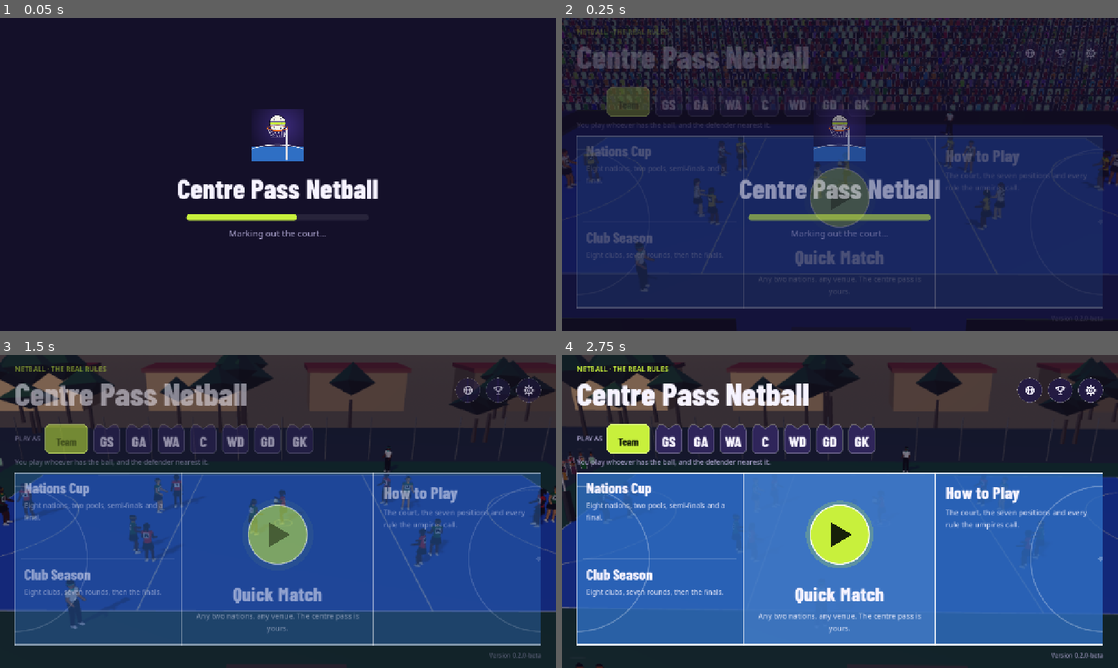
Above: before the commit, frames 1-4 (two rows, left to right).
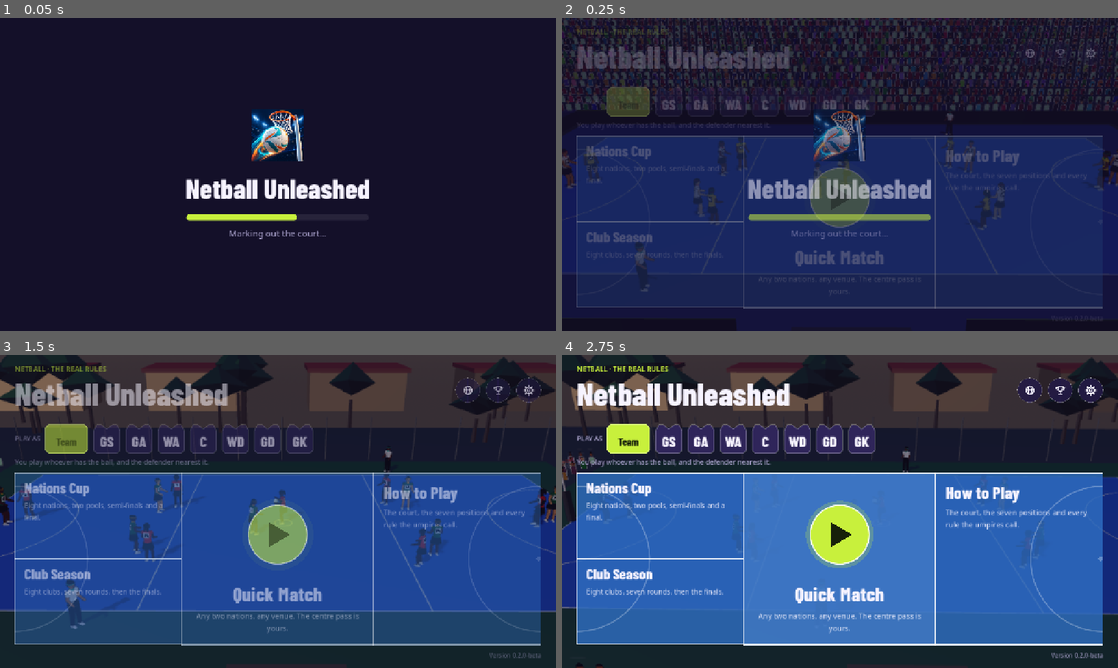
Above: after the commit, the same moments.

Repository: joshnason8-lab/ghost-kit-pages
Game: Godot game, scene res://main.tscn
The game is run twice, just before and just after one commit, with the same random seed, the same clock (stepped at 60 frames per second) and the same inputs.
Inputs (mouse positions are in pixels of both pictures, inside the frame that each line leads up to):
- Up to frame 1 (0.05 s): no input
- Up to frame 2 (0.25 s): no input
- Up to frame 3 (1.5 s): tap Enter at 0.5 s; move the mouse to (400, 495) at 0.52 s; hold D 0.53-1.25 s; tap J at 0.6 s; click (400, 495) at 0.67 s; tap Space at 0.77 s; click (27, 380) at 1.25 s
- Up to frame 4 (2.75 s): drag from (728, 527) to (812, 574) at 2.02 s

The runs differ from the first frame. In frame 1, 2.9% of the frame differs, in the area x 32-68%, y 29-58%; in frame 2, 3.8%, in the area x 2-68%, y 9-93%; in frame 3, 2.0%; in frame 4, 2.3%.

Commit message:
Rename to Netball Unleashed: names, package, icons, feature graphic, menu line
The previous commit moved only the pages folder; this carries the rest:
- The game's name, the app's name and package (com.netballunleashed.game: no
  Play release yet, so it could still change), the APK and bundle names, the
  beta release's tag (netball-unleashed-beta), every doc and store listing
- Icons and the feature graphic made from the owner's artwork
  (store/graphics/icon-source.jpg, outside the game's files)
- Home screen: the Nations Cup and Club Season halves overlap so one white
  court line runs between them, with no dark seam

Co-Authored-By: Claude Opus 5.5 <noreply@anthropic.com>
Claude-Session: https://claude.ai/code/session_017CzG23FxV2MAZaGUFTP3f3

Diff:
--- a/netball-game/autoload/game.gd
+++ b/netball-game/autoload/game.gd
@@ -7,8 +7,8 @@
 const RECORDS_PATH := "user://records.json"
 
 ## The game's privacy policy and help pages (Settings > About).
-const PRIVACY_URL := "https://joshnason8-lab.github.io/ghost-kit-pages/centre-pass-netball/privacy.html"
-const SUPPORT_URL := "https://joshnason8-lab.github.io/ghost-kit-pages/centre-pass-netball/support.html"
+const PRIVACY_URL := "https://joshnason8-lab.github.io/ghost-kit-pages/netball-unleashed/privacy.html"
+const SUPPORT_URL := "https://joshnason8-lab.github.io/ghost-kit-pages/netball-unleashed/support.html"
 
 ## Code, name in the language itself, name in English. English first (most netball phones are set to it), then the
 ## languages of the netball nations, biggest player base first: South Africa's, Malawi's, Uganda's, Zimbabwe's, East
--- a/netball-game/game/dev_overlay.gd
+++ b/netball-game/game/dev_overlay.gd
@@ -183,7 +183,7 @@
 ## frames with what was happening at each.
 func summary() -> String:
 	var out := []
-	out.append("Centre Pass Netball %s, developer overlay" % String(ProjectSettings.get_setting("application/config/version", "")))
+	out.append("Netball Unleashed %s, developer overlay" % String(ProjectSettings.get_setting("application/config/version", "")))
 	out.append("Device: %s, %s %s, GPU %s (%s)" % [OS.get_model_name(), OS.get_name(), OS.get_version(),
 		RenderingServer.get_video_adapter_name(), RenderingServer.get_video_adapter_vendor()])
 	out.append("Screen %s at %.0f Hz, window %s, graphics %s%s" % [str(DisplayServer.screen_get_size()),
--- a/netball-game/i18n/src/af.json
+++ b/netball-game/i18n/src/af.json
@@ -1,5 +1,5 @@
 {
-  "GAME_TITLE": "Centre Pass Netball",
+  "GAME_TITLE": "Netball Unleashed",
   "MENU_EYEBROW": "Netbal · die regte reëls",
   "LOADING": "Die baan word uitgemerk…",
   "MENU_QUICK": "Vinnige wedstryd",
--- a/netball-game/i18n/src/cy.json
+++ b/netball-game/i18n/src/cy.json
@@ -1,5 +1,5 @@
 {
-  "GAME_TITLE": "Centre Pass Netball",
+  "GAME_TITLE": "Netball Unleashed",
   "MENU_EYEBROW": "Pêl-rwyd · y rheolau go iawn",
   "LOADING": "Yn marcio'r cwrt…",
   "MENU_QUICK": "Gêm Gyflym",
--- a/netball-game/i18n/src/en.json
+++ b/netball-game/i18n/src/en.json
@@ -1,5 +1,5 @@
 {
-  "GAME_TITLE": "Centre Pass Netball",
+  "GAME_TITLE": "Netball Unleashed",
   "MENU_EYEBROW": "Netball · the real rules",
   "LOADING": "Marking out the court…",
   "MENU_QUICK": "Quick Match",
--- a/netball-game/i18n/src/fj.json
+++ b/netball-game/i18n/src/fj.json
@@ -1,5 +1,5 @@
 {
-  "GAME_TITLE": "Centre Pass Netball",
+  "GAME_TITLE": "Netball Unleashed",
   "MENU_EYEBROW": "Netiboli · na lawa dina",
   "LOADING": "Vakarautaki tiko na rara…",
   "MENU_QUICK": "Veiqati totolo",
--- a/netball-game/i18n/src/lg.json
+++ b/netball-game/i18n/src/lg.json
@@ -1,5 +1,5 @@
 {
-  "GAME_TITLE": "Centre Pass Netball",
+  "GAME_TITLE": "Netball Unleashed",
   "MENU_EYEBROW": "Netiboolo · amateeka amatuufu",
   "LOADING": "Tukuba layini z'ekisaawe…",
   "MENU_QUICK": "Zannya mangu",
--- a/netball-game/i18n/src/mi.json
+++ b/netball-game/i18n/src/mi.json
@@ -1,5 +1,5 @@
 {
-  "GAME_TITLE": "Centre Pass Netball",
+  "GAME_TITLE": "Netball Unleashed",
   "MENU_EYEBROW": "Poitarawhiti · ngā ture tūturu",
   "LOADING": "E tohu ana i te papa…",
   "MENU_QUICK": "Tukinga Tere",
--- a/netball-game/i18n/src/ms.json
+++ b/netball-game/i18n/src/ms.json
@@ -1,5 +1,5 @@
 {
-  "GAME_TITLE": "Centre Pass Netball",
+  "GAME_TITLE": "Netball Unleashed",
   "MENU_EYEBROW": "Bola jaring · peraturan sebenar",
   "LOADING": "Menanda gelanggang…",
   "MENU_QUICK": "Perlawanan Pantas",
--- a/netball-game/i18n/src/ny.json
+++ b/netball-game/i18n/src/ny.json
@@ -1,5 +1,5 @@
 {
-  "GAME_TITLE": "Centre Pass Netball",
+  "GAME_TITLE": "Netball Unleashed",
   "MENU_EYEBROW": "Mpira wamanja · malamulo enieni",
   "LOADING": "Tikujambula bwalo…",
   "MENU_QUICK": "Masewera achangu",
--- a/netball-game/i18n/src/si.json
+++ b/netball-game/i18n/src/si.json
@@ -1,5 +1,5 @@
 {
-  "GAME_TITLE": "Centre Pass Netball",
+  "GAME_TITLE": "Netball Unleashed",
   "MENU_EYEBROW": "දැල්පන්දු · සැබෑ නීති",
   "LOADING": "පිටිය සලකුණු කරමින්…",
   "MENU_QUICK": "ඉක්මන් තරගය",
--- a/netball-game/i18n/src/sm.json
+++ b/netball-game/i18n/src/sm.json
@@ -1,5 +1,5 @@
 {
-  "GAME_TITLE": "Centre Pass Netball",
+  "GAME_TITLE": "Netball Unleashed",
   "MENU_EYEBROW": "Netipolo · tulafono moni",
   "LOADING": "O loʻo vali laina o le malae…",
   "MENU_QUICK": "Taʻaloga vave",
--- a/netball-game/i18n/src/sn.json
+++ b/netball-game/i18n/src/sn.json
@@ -1,5 +1,5 @@
 {
-  "GAME_TITLE": "Centre Pass Netball",
+  "GAME_TITLE": "Netball Unleashed",
   "MENU_EYEBROW": "Netibhora · mitemo chaiyo",
   "LOADING": "Tiri kunyora mitsetse yenhandare…",
   "MENU_QUICK": "Mutambo wekukurumidza",
--- a/netball-game/i18n/src/st.json
+++ b/netball-game/i18n/src/st.json
@@ -1,5 +1,5 @@
 {
-  "GAME_TITLE": "Centre Pass Netball",
+  "GAME_TITLE": "Netball Unleashed",
   "MENU_EYEBROW": "Netbolo · melao ya nnete",
   "LOADING": "Re tshwaya lebala…",
   "MENU_QUICK": "Papadi e potlakileng",
--- a/netball-game/i18n/src/sw.json
+++ b/netball-game/i18n/src/sw.json
@@ -1,5 +1,5 @@
 {
-  "GAME_TITLE": "Centre Pass Netball",
+  "GAME_TITLE": "Netball Unleashed",
   "MENU_EYEBROW": "Netiboli · sheria halisi",
   "LOADING": "Tunachora mistari ya uwanja…",
   "MENU_QUICK": "Mechi ya haraka",
--- a/netball-game/i18n/src/ta.json
+++ b/netball-game/i18n/src/ta.json
@@ -1,5 +1,5 @@
 {
-  "GAME_TITLE": "Centre Pass Netball",
+  "GAME_TITLE": "Netball Unleashed",
   "MENU_EYEBROW": "வலைப்பந்து · உண்மையான விதிகள்",
   "LOADING": "களம் குறிக்கப்படுகிறது…",
   "MENU_QUICK": "விரைவுப் போட்டி",
--- a/netball-game/i18n/src/tn.json
+++ b/netball-game/i18n/src/tn.json
@@ -1,5 +1,5 @@
 {
-  "GAME_TITLE": "Centre Pass Netball",
+  "GAME_TITLE": "Netball Unleashed",
   "MENU_EYEBROW": "Netbolo · melao ya nnete",
   "LOADING": "Re tshwaya lebala…",
   "MENU_QUICK": "Motshameko o bonako",
--- a/netball-game/i18n/src/to.json
+++ b/netball-game/i18n/src/to.json
@@ -1,5 +1,5 @@
 {
-  "GAME_TITLE": "Centre Pass Netball",
+  "GAME_TITLE": "Netball Unleashed",
   "MENU_EYEBROW": "Netipolo · ko e ngaahi lao moʻoni",
   "LOADING": "ʻOku fakaʻilongaʻi ʻa e malaʻe…",
   "MENU_QUICK": "Vaʻinga Vave",
--- a/netball-game/i18n/src/xh.json
+++ b/netball-game/i18n/src/xh.json
@@ -1,5 +1,5 @@
 {
-  "GAME_TITLE": "Centre Pass Netball",
+  "GAME_TITLE": "Netball Unleashed",
   "MENU_EYEBROW": "Ibhola yomnyazi · imithetho yokwenyani",
   "LOADING": "Kuzotywa ibala…",
   "MENU_QUICK": "Umdlalo okhawulezayo",
--- a/netball-game/i18n/src/zh.json
+++ b/netball-game/i18n/src/zh.json
@@ -1,5 +1,5 @@
 {
-  "GAME_TITLE": "Centre Pass Netball",
+  "GAME_TITLE": "Netball Unleashed",
   "MENU_EYEBROW": "投球 · 真实规则",
   "LOADING": "正在划线布置球场…",
   "MENU_QUICK": "快速比赛",
--- a/netball-game/i18n/src/zu.json
+++ b/netball-game/i18n/src/zu.json
@@ -1,5 +1,5 @@
 {
-  "GAME_TITLE": "Centre Pass Netball",
+  "GAME_TITLE": "Netball Unleashed",
   "MENU_EYEBROW": "Ibhola lomnqakiswano · imithetho yangempela",
   "LOADING": "Kudwetshwa inkundla…",
   "MENU_QUICK": "Umdlalo osheshayo",
--- a/netball-game/i18n/strings.csv
+++ b/netball-game/i18n/strings.csv
@@ -1,5 +1,5 @@
 keys,en,af,zu,xh,st,tn,ny,lg,sn,sw,ms,zh,si,ta,cy,mi,to,sm,fj
-GAME_TITLE,Centre Pass Netball,Centre Pass Netball,Centre Pass Netball,Centre Pass Netball,Centre Pass Netball,Centre Pass Netball,Centre Pass Netball,Centre Pass Netball,Centre Pass Netball,Centre Pass Netball,Centre Pass Netball,Centre Pass Netball,Centre Pass Netball,Centre Pass Netball,Centre Pass Netball,Centre Pass Netball,Centre Pass Netball,Centre Pass Netball,Centre Pass Netball
+GAME_TITLE,Netball Unleashed,Netball Unleashed,Netball Unleashed,Netball Unleashed,Netball Unleashed,Netball Unleashed,Netball Unleashed,Netball Unleashed,Netball Unleashed,Netball Unleashed,Netball Unleashed,Netball Unleashed,Netball Unleashed,Netball Unleashed,Netball Unleashed,Netball Unleashed,Netball Unleashed,Netball Unleashed,Netball Unleashed
 MENU_EYEBROW,Netball · the real rules,Netbal · die regte reëls,Ibhola lomnqakiswano · imithetho yangempela,Ibhola yomny …(426 unchanged characters)…
 LOADING,Marking out the court…,Die baan word uitgemerk…,Kudwetshwa inkundla…,Kuzotywa ibala…,Re tshwaya lebala…,Re tshw …(322 unchanged characters)…
 MENU_QUICK,Quick Match,Vinnige wedstryd,Umdlalo osheshayo,Umdlalo okhawulezayo,Papadi e potlakileng,Motshameko o bonako …(185 unchanged characters)…
--- a/netball-game/project.godot
+++ b/netball-game/project.godot
@@ -5,7 +5,7 @@
 
 [application]
 
-config/name="Centre Pass Netball"
+config/name="Netball Unleashed"
 config/version="0.2.0-beta"
 run/main_scene="res://main.tscn"
 config/features=PackedStringArray("4.7", "GL Compatibility")
--- a/netball-game/ui/court_third.gd
+++ b/netball-game/ui/court_third.gd
@@ -75,13 +75,10 @@
 	draw_rect(Rect2(Vector2.ZERO, s), court, true)
 	var line := Color(1, 1, 1, 0.85)
 	var lw := 3.0
-	if kind != "goal_left_bottom":
-		draw_line(Vector2(0, lw * 0.5), Vector2(s.x, lw * 0.5), line, lw)
-	if kind != "goal_left_top":
-		draw_line(Vector2(0, s.y - lw * 0.5), Vector2(s.x, s.y - lw * 0.5), line, lw)
-	else:
-		# Where the two halves meet: a faint seam, no court line.
-		draw_line(Vector2(s.x * 0.04, s.y - 0.5), Vector2(s.x * 0.96, s.y - 0.5), Color(1, 1, 1, 0.14), 1.0)
+	# Where the left third's two halves meet, a white line like the court's own: each half draws it whole along its
+	# edge, and the halves overlap (MainMenu), so no dark seam shows between them.
+	draw_line(Vector2(0, lw * 0.5), Vector2(s.x, lw * 0.5), line, lw)
+	draw_line(Vector2(0, s.y - lw * 0.5), Vector2(s.x, s.y - lw * 0.5), line, lw)
 	match kind:
 		"centre":
 			# The transverse lines either side, and the centre circle, pulsing.
--- a/netball-game/ui/licences_screen.gd
+++ b/netball-game/ui/licences_screen.gd
@@ -3,7 +3,7 @@
 ## and those of the engine's own parts (Engine.get_copyright_info), which their licences ask to be shown. The legal
 ## texts are in English, as they are written.
 
-const CREDITS := """[b]Centre Pass Netball[/b]
+const CREDITS := """[b]Netball Unleashed[/b]
 Made by Josh Nason.
 Players, umpires, venues, crowd, ball, flags and sounds made in code for the game; the menu music written for
 it (tools/audio/make_music.py). Crowd reactions from Kabaddi Raid, by the same maker."""
--- a/netball-game/ui/main_menu.gd
+++ b/netball-game/ui/main_menu.gd
@@ -103,7 +103,7 @@
 	var lg = Game.get_league()
 	var league_desc := tr("MENU_LEAGUE_CONTINUE") if lg and lg.stage != "done" else tr("MENU_LEAGUE_DESC")
 	var comps := VBoxContainer.new()
-	comps.add_theme_constant_override("separation", 0)
+	comps.add_theme_constant_override("separation", -2)   # the halves overlap: one white line between them
 	comps.size_flags_horizontal = Control.SIZE_EXPAND_FILL
 	comps.size_flags_vertical = Control.SIZE_EXPAND_FILL
 	comps.add_child(CourtThird.make(tr("MENU_CUP"), cup_desc, "goal_left_top", func(): _go("res://ui/cup_screen.gd")))
Not shown, changed: netball-game/.github/workflows/android.yml
Binary file changed: netball-game/assets/icon/icon_192.png
Binary file changed: netball-game/assets/icon/icon_512.png
Binary file changed: netball-game/assets/icon/icon_bg_432.png
Binary file changed: netball-game/assets/icon/icon_fg_432.png
Not shown, changed: netball-game/export_presets.cfg
Binary file changed: netball-game/store/graphics/feature-1024x500.png
Binary file changed: netball-game/store/graphics/icon-512.png
Binary file added: netball-game/store/graphics/icon-source.jpg
Not shown, added: netball-game/store/graphics/icon-source.jpg.import
Not shown, changed: netball-game/store/listing/af.txt
Not shown, changed: netball-game/store/listing/en-AU.txt
(and 24 more such lines)
